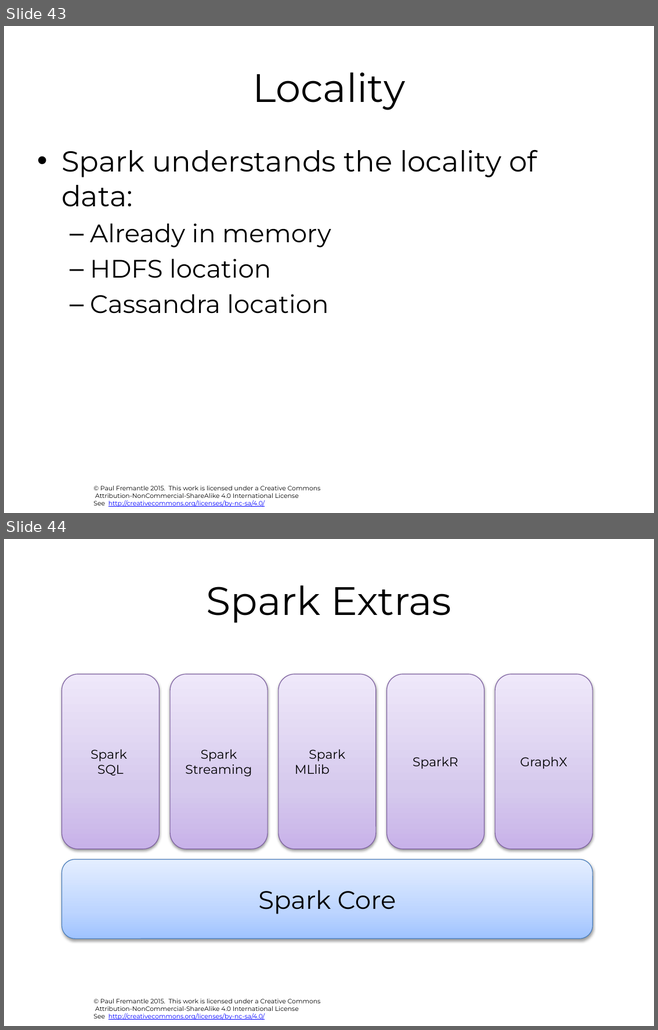
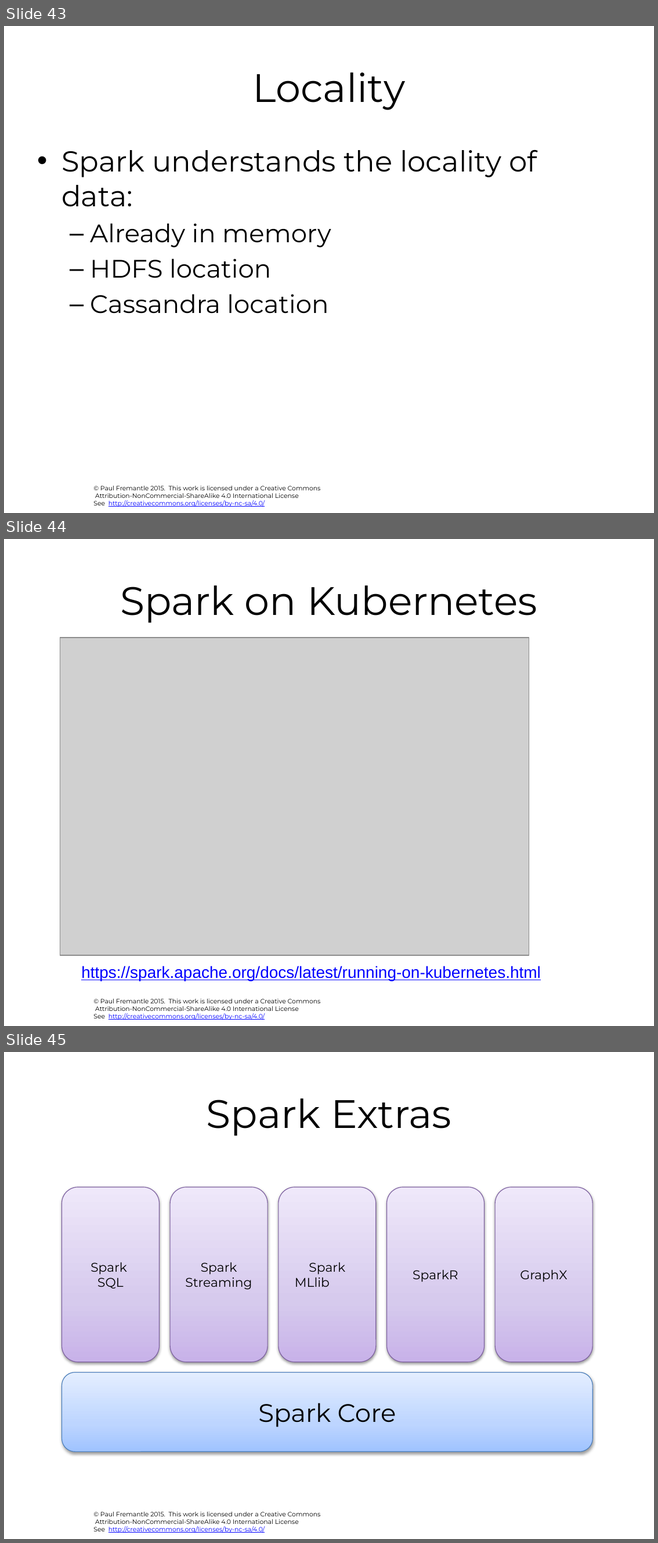
Before and after one commit to pzfreo/ox-clo, a slide deck: pres-source/07-spark-and-adjuncts.pptx. Shown one above the other, each under a label of ours: slides 43 and 44 before the commit, slides 43, 44 and 45 after it. The pictures are 658x1030 and 658x1543 pixels, drawn with LibreOffice and Linux fonts; fonts in the diff are those of the drawing; grey boxes stand for pictures; background and template pictures are left out. Boxes give left, top, right and bottom in pixels: in the first picture for what was removed or moved away, otherwise in the second. Text is boxed around its words. In the diff, an @@ line names an element or a change of style, - is before the commit and + after.

Commit message:
updated slides and docs

```diff
--- a/pres-source/07-spark-and-adjuncts.pptx
+++ b/pres-source/07-spark-and-adjuncts.pptx
@@ slide 44 added at <box>4,539,654,1026</box>, background #FFFFFF; not listed: 1 template element that a slide beside it also shows @@
@@ title added at <box>120,585,537,623</box>, 44 pt, text #000000 @@
+Spark on Kubernetes
@@ picture added at <box>60,638,529,955</box> @@
@@ text added at <box>81,966,540,981</box>, 18 pt, text #0000FF, underline @@
+https://spark.apache.org/docs/latest/running-on-kubernetes.html
@@ what was slide 44 is now slide 45 @@
```
Also in this commit, not shown: 46 other files.
